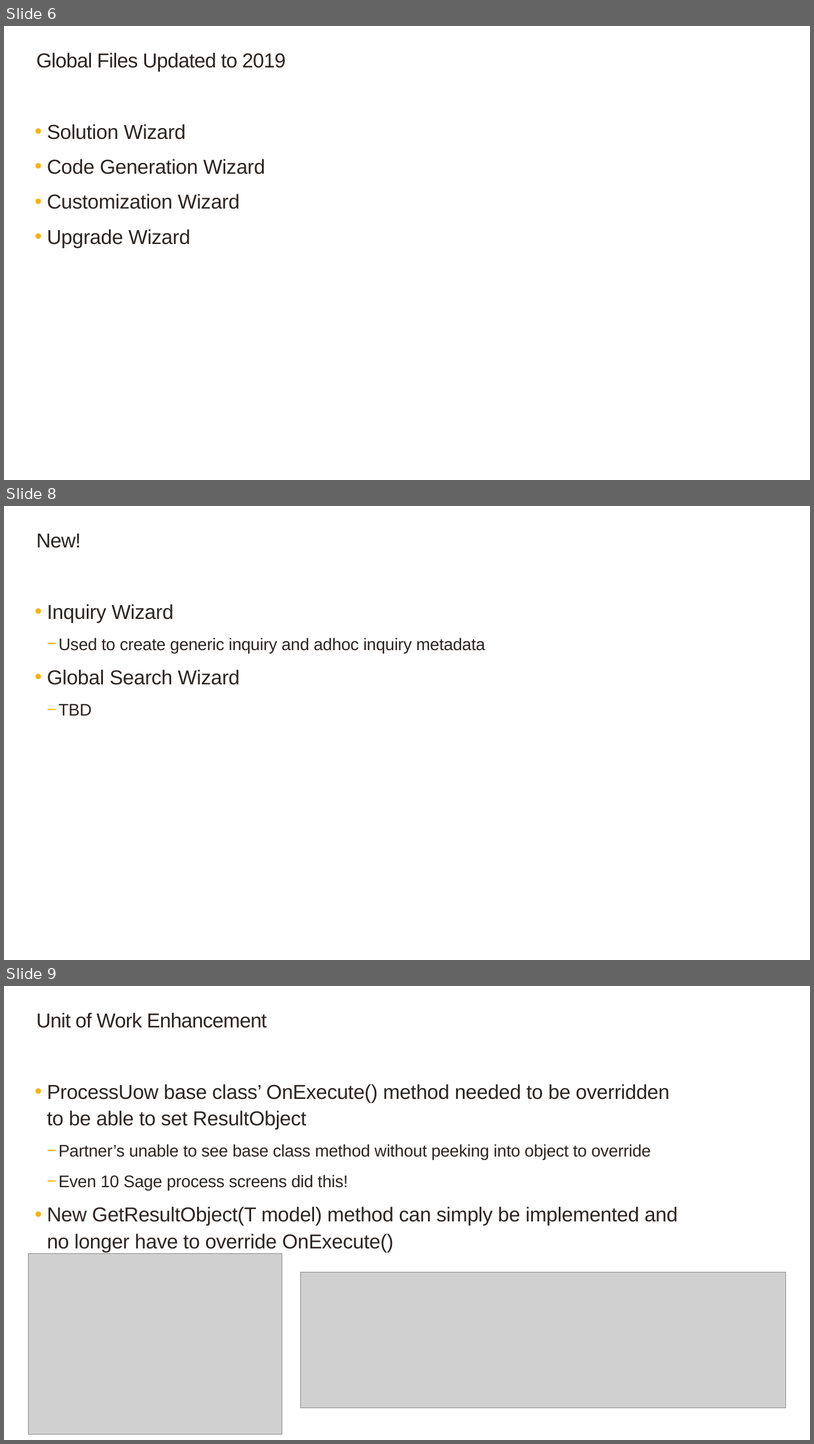
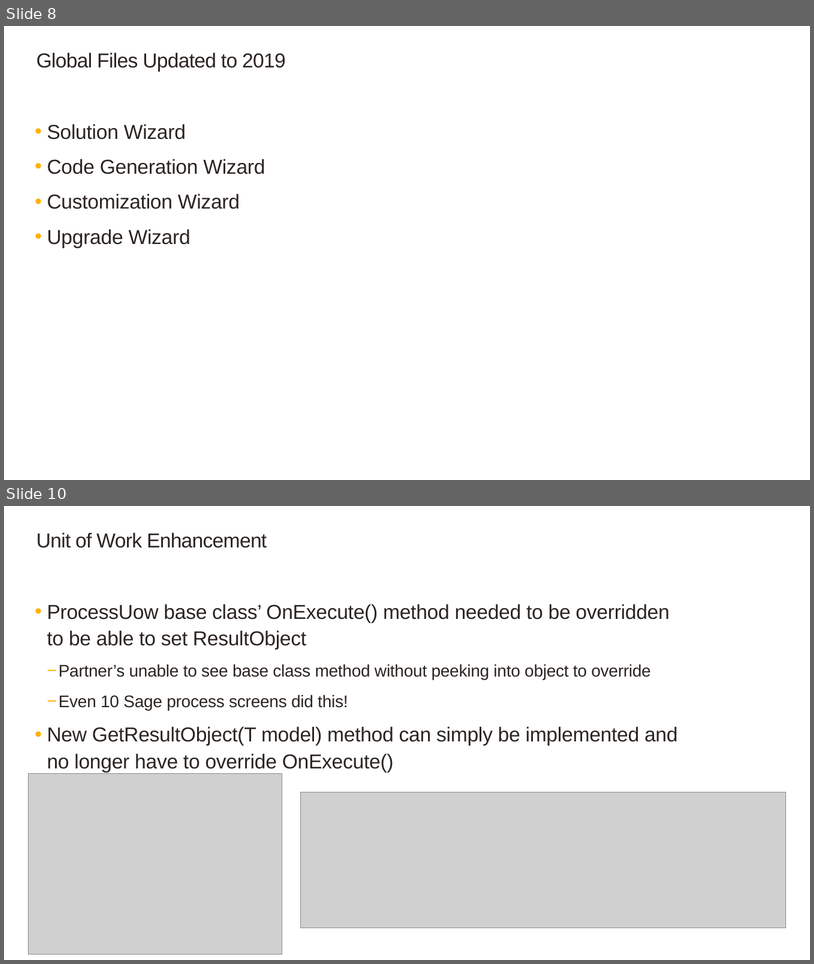
Before and after one commit to SageNADev/Sage300-SDK, a slide deck: docs/presentations/Sage300SDK_2019WebSDKOverview.pptx. Shown one above the other, each under a label of ours: slides 6, 8 and 9 before the commit, slides 8 and 10 after it; the slides between them are not shown. The pictures are 814x1444 and 814x964 pixels, drawn with LibreOffice and Linux fonts; fonts in the diff are those of the drawing; grey boxes stand for pictures; background and template pictures are left out. Boxes give left, top, right and bottom in pixels: in the first picture for what was removed or moved away, otherwise in the second. Text is boxed around its words. In the diff, an @@ line names an element or a change of style, - is before the commit and + after.

```diff
--- a/docs/presentations/Sage300SDK_2019WebSDKOverview.pptx
+++ b/docs/presentations/Sage300SDK_2019WebSDKOverview.pptx
@@ slide 8 removed at (x1=4, y1=506, x2=810, y2=960), background #FFFFFF @@
@@ title removed at (x1=36, y1=534, x2=81, y2=548) @@
-New!
@@ text removed at (x1=47, y1=604, x2=485, y2=715) @@
-  • Inquiry Wizard
-    − Used to create generic inquiry and adhoc inquiry metadata
-  • Global Search Wizard
-    − TBD
@@ what was slide 6 is now slide 8 @@
@@ what was slide 9 is now slide 10 @@
```
Also in this commit, not shown: 6 slides changed, 2 slides added.
